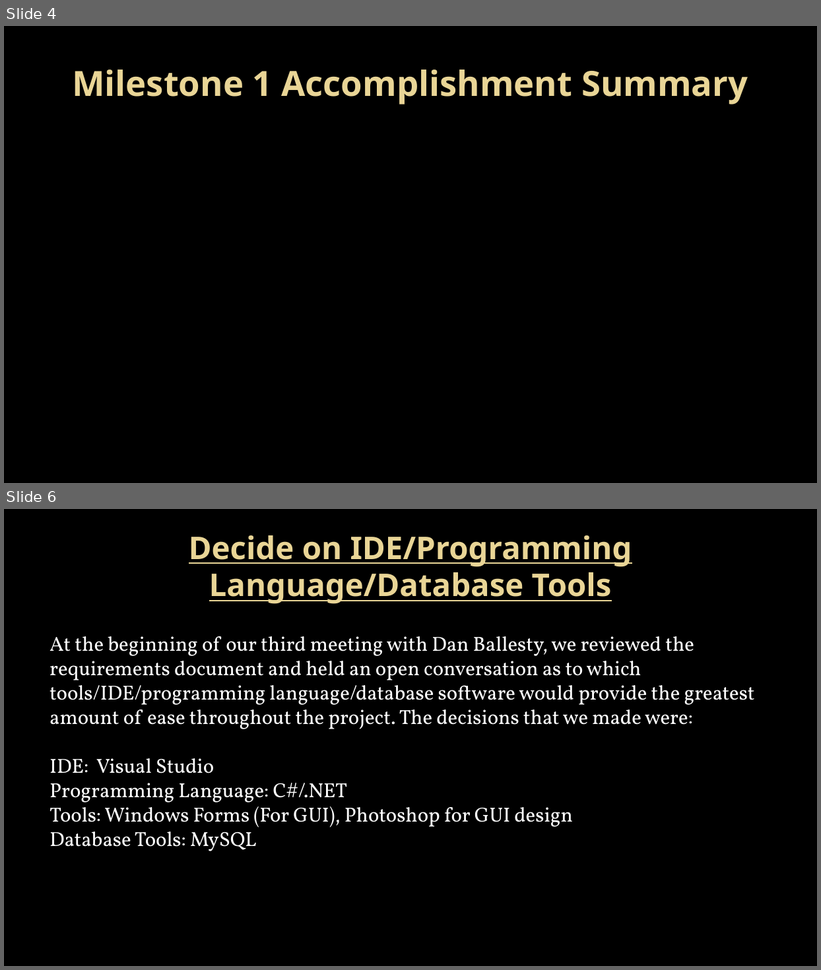
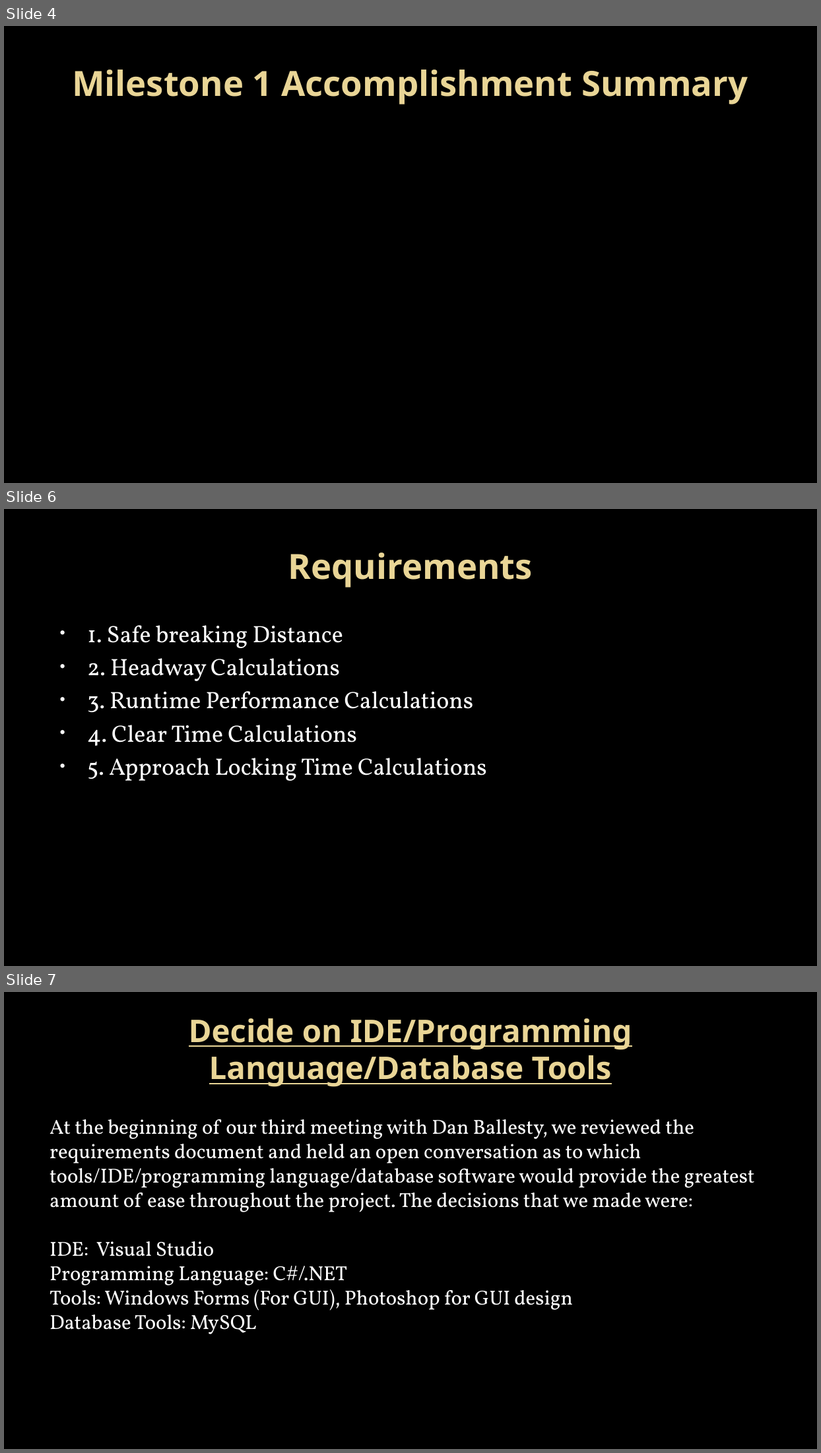
Before and after one commit to Topgun122104/SeniorProj, a slide deck: Documents/Presentations/Milestone 1 presentation.pps. Shown one above the other, each under a label of ours: slides 4 and 6 before the commit, slides 4, 6 and 7 after it; the slides between them are not shown. The pictures are 821x970 and 821x1453 pixels, drawn with LibreOffice and Linux fonts; fonts in the diff are those of the drawing; background and template pictures are left out. Boxes give left, top, right and bottom in pixels: in the first picture for what was removed or moved away, otherwise in the second. Text is boxed around its words. In the diff, an @@ line names an element or a change of style, - is before the commit and + after.

```diff
--- a/Documents/Presentations/Milestone 1 presentation.pps
+++ b/Documents/Presentations/Milestone 1 presentation.pps
@@ slide 6 added at box(4, 509, 817, 966), background picture (left out) @@
@@ title added at box(288, 553, 533, 588), 41 pt, text gradient #EAD696 to #E7D081, bold @@
+Requirements
@@ text added at box(87, 625, 487, 781), 28 pt, text #FFFFFF @@
+• 1. Safe breaking Distance
+• 2. Headway Calculations
+• 3. Runtime Performance Calculations
+• 4. Clear Time Calculations
+• 5. Approach Locking Time Calculations
@@ what was slide 6 is now slide 7 @@
```
Also in this commit, not shown: 1 slide changed, 19 other files.
